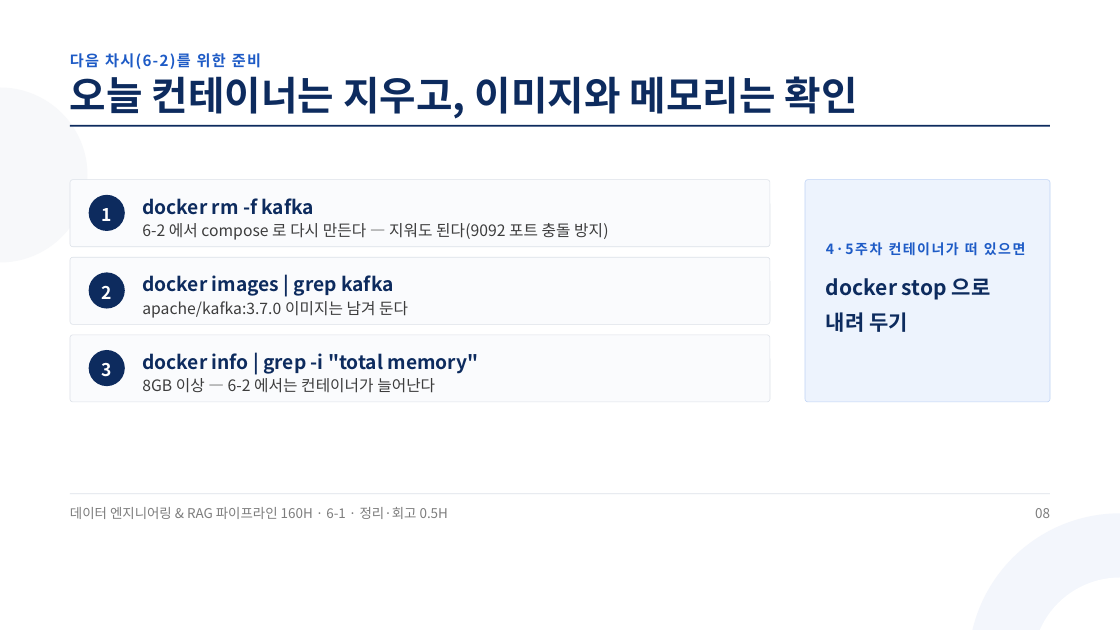
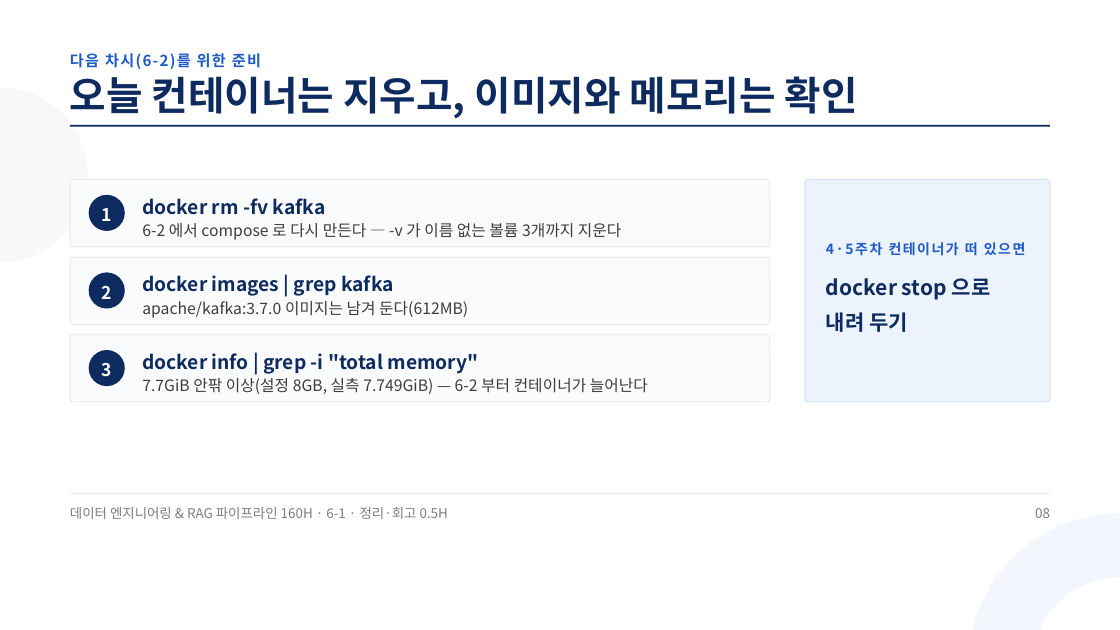
Before and after one commit to aebonlee/materials, a slide deck: slide 8 of data-eng/decks/w6d1s3.pptx. Drawn at 1120x630 pixels with LibreOffice and Linux fonts; fonts in the diff are those of the drawing. Boxes give left, top, right and bottom in pixels: in the first picture for what was removed or moved away, otherwise in the second. Text is boxed around its words. In the diff, an @@ line names an element or a change of style, - is before the commit and + after.

```diff
--- a/data-eng/decks/w6d1s3.pptx
+++ b/data-eng/decks/w6d1s3.pptx
@@ text at [142,198,326,215]: text changed @@
-docker rm -f kafka
+docker rm -fv kafka
@@ text at [142,223,621,240]: text changed @@
-6-2 에서 compose 로 다시 만든다 — 지워도 된다(9092 포트 충돌 방지)
+6-2 에서 compose 로 다시 만든다 — -v 가 이름 없는 볼륨 3개까지 지운다
@@ text at [142,301,468,318]: text changed @@
-apache/kafka:3.7.0 이미지는 남겨 둔다
+apache/kafka:3.7.0 이미지는 남겨 둔다(612MB)
@@ text at [142,378,648,394]: text changed @@
-8GB 이상 — 6-2 에서는 컨테이너가 늘어난다
+7.7GiB 안팎 이상(설정 8GB, 실측 7.749GiB) — 6-2 부터 컨테이너가 늘어난다
```
Also in this commit, not shown: 4 other slides changed, 9 other files.
